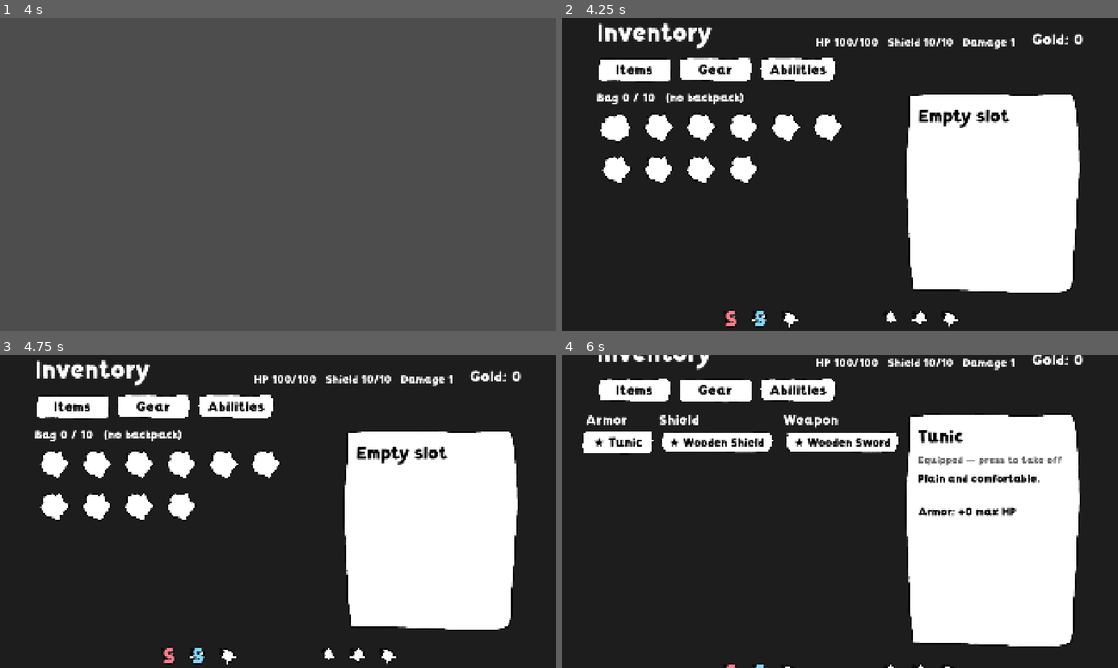
Above: before the commit, frames 1-4 (two rows, left to right).
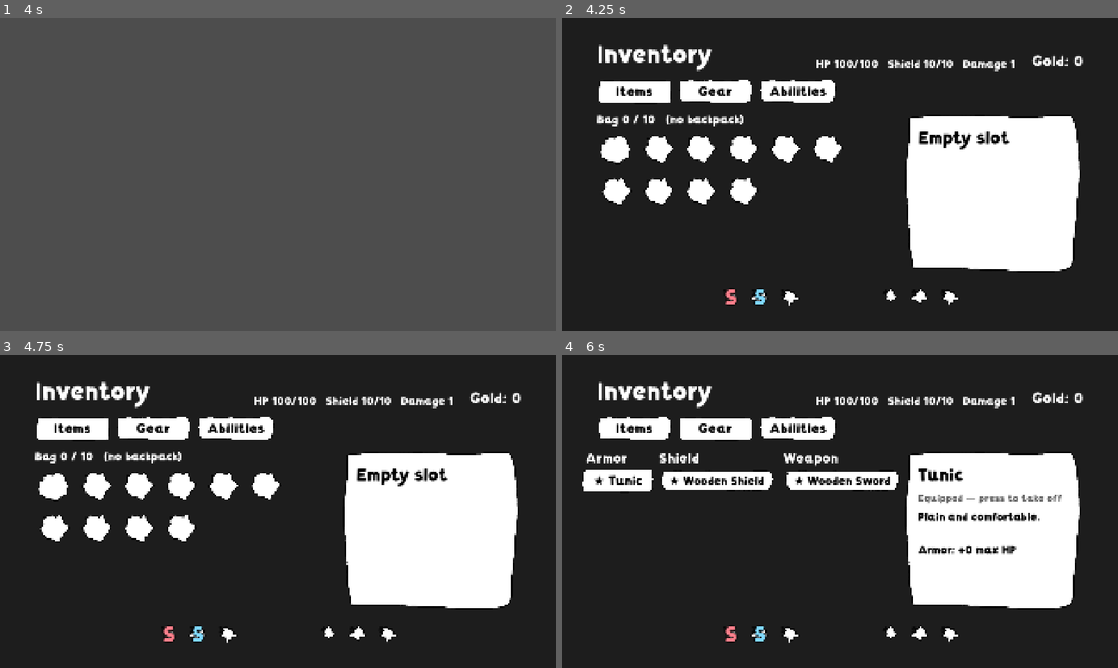
Above: after the commit, the same moments.

Repository: doggoanim/Krits
Game: Godot game, scene res://ui/inventory_menu.tscn
The game is run twice, just before and just after one commit, with the same random seed, the same clock (stepped at 60 frames per second) and the same inputs. This scene is started directly instead of the project's main scene.
Inputs (mouse positions are in pixels of both pictures, inside the frame that each line leads up to):
- Up to frame 1 (4 s): tap Enter at 0.5, 2, 3.5 s; move the mouse to (400, 158) at 0.52 s; hold D (move_right) 0.53-1.25 s; hold Space (jump) 0.53-1.25 s; click (400, 158) at 0.67 s; drag from (166, 190) to (250, 237) at 1.27 s; move the mouse to (333, 105) at 2.02 s; hold D (move_right) 2.03-2.75 s; hold E (interact) 2.03-2.75 s; click (333, 105) at 2.17 s; tap Space (jump) at 2.3, 2.75 s; drag from (250, 237) to (111, 127) at 2.77 s; move the mouse to (444, 221) at 3.52 s; hold A (move_left) from 3.53 s (still down); hold Space (jump) from 3.53 s (still down); tap Delete at 3.6 s; click (444, 221) at 3.67 s
- Up to frame 2 (4.25 s): keep holding A (move_left); keep holding Space (jump); tap Tab (menu_inventory) at 4.15 s
- Up to frame 3 (4.75 s): release A (move_left) at 4.25 s; release Space (jump) at 4.25 s; drag from (111, 464) to (194, 433) at 4.27 s
- Up to frame 4 (6 s): click "Items" at 5 s; click "Gear" at 5.75 s

Frame 1 is identical in both runs. In frame 2, 20% of the frame differs, in the area x 6-94%, y 1-99%; in frame 3, 20%; in frame 4, 22%, in the area x 3-94%, y 0-100%.

Commit message:
Revert detail-panel fixed layout (made the inventory layout too tall)
Co-Authored-By: Claude Sonnet 5.5 <noreply@anthropic.com>
Claude-Session: https://claude.ai/code/session_01TYpdm1jACUqsWG6yyTxbgm

Diff:
--- a/ui/inventory_menu.gd
+++ b/ui/inventory_menu.gd
@@ -151,8 +151,8 @@
 
 func _update_item_details() -> void:
 	var stacks := Game.inventory.stacks
-	_show_ctrl(_use_button, false)
-	_show_ctrl(_drop_button, false)
+	_use_button.visible = false
+	_drop_button.visible = false
 	_clear_assign()
 	if _selected >= stacks.size():
 		_detail_name.text = "Empty slot"
@@ -166,8 +166,8 @@
 	if item.sell_price > 0:
 		text += "\n\nSells for %dg." % item.sell_price
 	_detail_text.text = text
-	_show_ctrl(_use_button, item.is_usable())
-	_show_ctrl(_drop_button, item.can_drop())
+	_use_button.visible = item.is_usable()
+	_drop_button.visible = item.can_drop()
 	_drop_button.text = "Drop 1"
 	if item.is_usable():
 		_set_assign(item.id, [3, 4, 5])
@@ -191,23 +191,15 @@
 
 # ---------------------------------------------------------------- hotbar assignment
 
-## Show/hide a control in the detail panel WITHOUT changing the layout: a
-## hidden one keeps its space (invisible, unclickable, unfocusable), so moving
-## the selection never makes the panel — and everything around it — jump.
-func _show_ctrl(c: Control, shown: bool) -> void:
-	c.modulate.a = 1.0 if shown else 0.0
-	c.mouse_filter = Control.MOUSE_FILTER_STOP if shown else Control.MOUSE_FILTER_IGNORE
-	c.focus_mode = Control.FOCUS_ALL if shown else Control.FOCUS_NONE
-
 func _clear_assign() -> void:
-	_show_ctrl(_assign_label, false)
+	_assign_label.visible = false
 	_clear_children(_assign_row)
 
 ## Buttons to put `id` on one of the hotbar `slots` (indices), plus Unequip
 ## if it's already on the bar.
 func _set_assign(id: StringName, slots: Array) -> void:
 	_clear_children(_assign_row)
-	_show_ctrl(_assign_label, true)
+	_assign_label.visible = true
 	var current := Game.hotbar.slot_of(id)
 	for slot in slots:
 		var b := Button.new()
@@ -261,8 +253,8 @@
 	_update_ability_details()
 
 func _update_ability_details() -> void:
-	_show_ctrl(_use_button, false)
-	_show_ctrl(_drop_button, false)
+	_use_button.visible = false
+	_drop_button.visible = false
 	_clear_assign()
 	var known := Game.hotbar.known
 	if _selected_ability >= known.size():
@@ -318,8 +310,8 @@
 
 func _on_gear_focused(item: EquipmentData) -> void:
 	_gear_focus = item.id
-	_show_ctrl(_use_button, false)
-	_show_ctrl(_drop_button, false)
+	_use_button.visible = false
+	_drop_button.visible = false
 	_clear_assign()
 	_detail_name.text = item.display_name
 	var equipped: EquipmentData = Game.stats.equipped_armor if item is ArmorData \
--- a/ui/inventory_menu.tscn
+++ b/ui/inventory_menu.tscn
@@ -265,7 +265,6 @@
 theme_override_font_sizes/font_size = 60
 text = "Item"
 autowrap_mode = 3
-max_lines_visible = 2
 
 [node name="DetailKind" type="Label" parent="Margin/Content/Body/Details/Column"]
 unique_name_in_owner = true
@@ -280,7 +279,6 @@
 theme_override_colors/font_color = Color(0, 0, 0, 1)
 theme_override_font_sizes/font_size = 38
 autowrap_mode = 3
-max_lines_visible = 7
 
 [node name="Message" type="Label" parent="Margin/Content/Body/Details/Column"]
 unique_name_in_owner = true
@@ -288,7 +286,6 @@
 theme_override_colors/font_color = Color(0, 0, 0, 0.7)
 theme_override_font_sizes/font_size = 32
 autowrap_mode = 3
-max_lines_visible = 2
 
 [node name="UseButton" type="Button" parent="Margin/Content/Body/Details/Column"]
 unique_name_in_owner = true
@@ -304,6 +301,7 @@
 
 [node name="AssignLabel" type="Label" parent="Margin/Content/Body/Details/Column"]
 unique_name_in_owner = true
+visible = false
 layout_mode = 2
 theme_override_colors/font_color = Color(0, 0, 0, 0.7)
 theme_override_font_sizes/font_size = 32
@@ -311,7 +309,6 @@
 
 [node name="AssignRow" type="HBoxContainer" parent="Margin/Content/Body/Details/Column"]
 unique_name_in_owner = true
-custom_minimum_size = Vector2(0, 80)
 layout_mode = 2
 theme_override_constants/separation = 12
 
